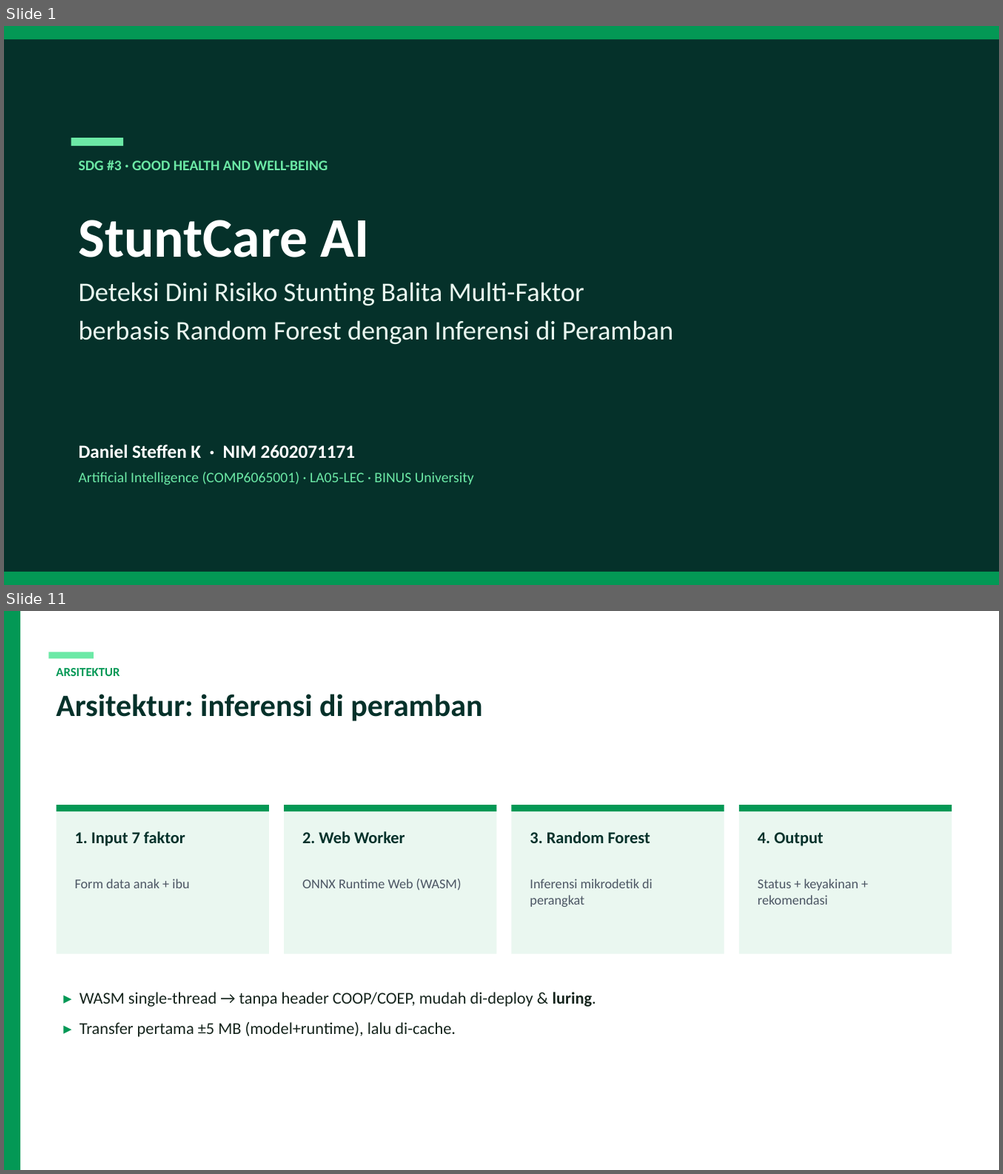
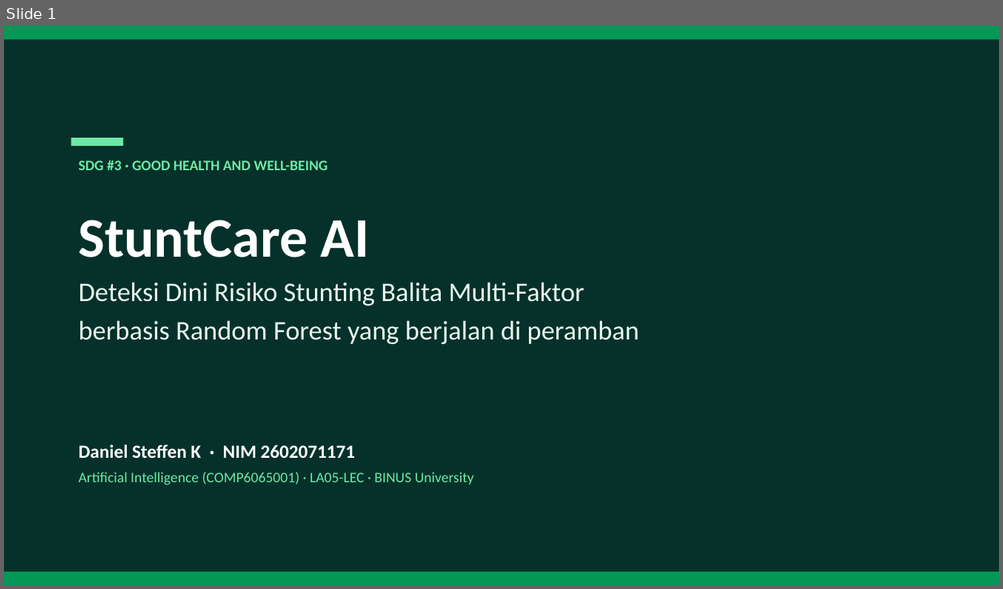
Before and after one commit to steffenkwik/machinelearning-ai, a slide deck: StuntCare_AI_Presentation.pptx. Shown one above the other, each under a label of ours: slides 1 and 11 before the commit, slide 1 after it; the slides between them are not shown. The pictures are 1003x1174 and 1003x589 pixels, drawn with LibreOffice and Linux fonts; fonts in the diff are those of the drawing. Boxes give left, top, right and bottom in pixels: in the first picture for what was removed or moved away, otherwise in the second. Text is boxed around its words. In the diff, an @@ line names an element or a change of style, - is before the commit and + after.

```diff
--- a/StuntCare_AI_Presentation.pptx
+++ b/StuntCare_AI_Presentation.pptx
@@ slide 11 removed at (4,611,999,1170), background #FFFFFF @@
@@ rectangle removed at (4,611,20,1170) @@
@@ rectangle removed at (48,652,94,659) @@
@@ text removed at (56,668,119,676) @@
-ARSITEKTUR
@@ text removed at (56,694,482,721) @@
-Arsitektur: inferensi di peramban
@@ rectangle removed at (57,805,269,954) @@
@@ rectangle removed at (57,805,269,812) @@
@@ rectangle removed at (284,805,496,954) @@
@@ rectangle removed at (284,805,496,812) @@
@@ rectangle removed at (512,805,724,954) @@
@@ rectangle removed at (512,805,724,812) @@
@@ rectangle removed at (739,805,951,954) @@
@@ rectangle removed at (739,805,951,812) @@
@@ text removed at (75,832,185,846) @@
-1. Input 7 faktor
@@ text removed at (302,832,405,843) @@
-2. Web Worker
@@ text removed at (529,832,650,843) @@
-3. Random Forest
@@ text removed at (757,832,822,846) @@
-4. Output
@@ text removed at (75,879,189,889) @@
-Form data anak + ibu
@@ text removed at (302,879,461,891) @@
-ONNX Runtime Web (WASM)
@@ text removed at (529,879,652,907) @@
-Inferensi mikrodetik di perangkat
@@ text removed at (757,879,858,905) @@
-Status + keyakinan + rekomendasi
@@ text removed at (79,992,596,1037) @@
-▸ WASM single-thread → tanpa header COOP/COEP, mudah di-deploy & luring.
-▸ Transfer pertama ±5 MB (model+runtime), lalu di-cache.
@@ slide 1 changed as well @@
@@ text at (79,321,639,345): text changed @@
-berbasis Random Forest dengan Inferensi di Peramban
+berbasis Random Forest yang berjalan di peramban
```
Also in this commit, not shown: 7 other slides changed, 6 slides added, 5 other slides removed, 7 other files.
